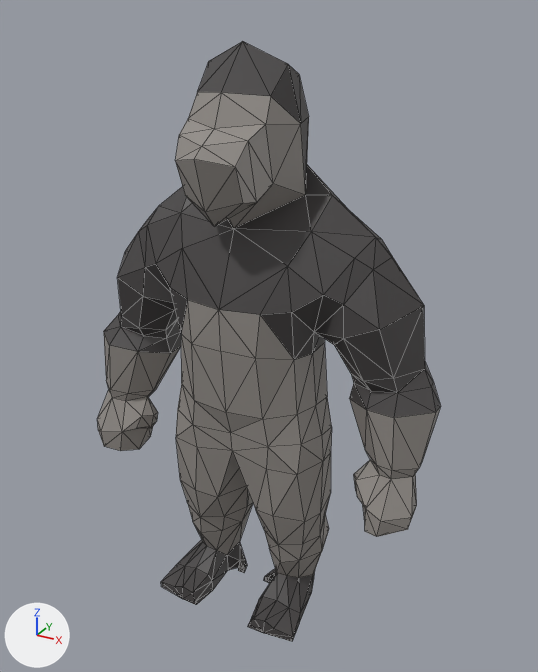
A saved change to the COLLADA model Animations/GorillaIdle.dae.
Rendered twice from a 50 mm lens placed at (5.2, -9.04, 9.13), pointed at (0.23, 0.0, 4.61). Every picture has the same lights, and +X, +Y and +Z are marked at lower left. Mesh edges are drawn as thin lines.

The first picture shows 'Body'.
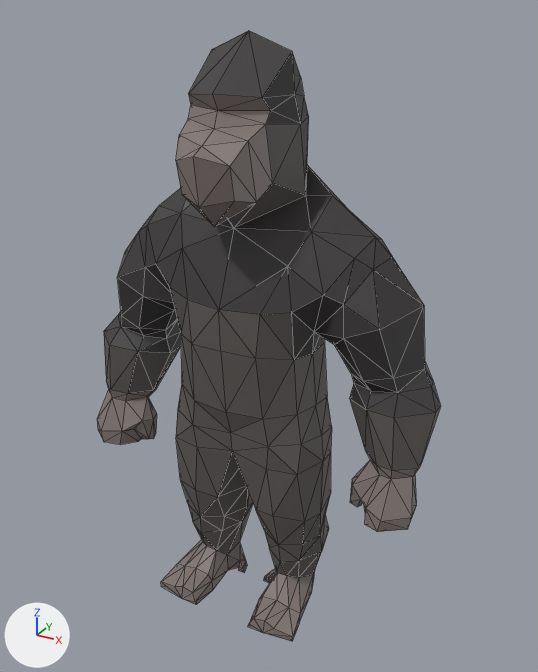
The newer file is also rescaled (x1.308) as a whole; pictures and numbers use the older file's frame.

Where the change shows, as pixel boxes (x1, y1, x2, y2) in the pictures (538 x 672 px):
'Body', reshaped: before (97, 41, 441, 641); after (97, 30, 441, 641)
part 1 of me_untitled, built on: before (354, 460, 407, 537); after (350, 460, 407, 532)
part 2 of me_untitled, built on: before (175, 41, 332, 232); after (176, 30, 332, 232)
part 3 of me_untitled, built on: before (98, 396, 158, 451); after (98, 396, 157, 445)
part 4 of me_untitled, recoloured: (97, 118, 440, 641) in both

The change, as a diff of the scene's bpy script:
```diff
--- a/Animations/GorillaIdle.dae.py
+++ b/Animations/GorillaIdle.dae.py
@@ me_untitled @@
 # used by ob_body; location = (0.0, 0.0, 0.0)
-me_untitled.from_pydata(...)  # 382 vertices, 760 faces; spans x -2.9..2.9, y -1.46..1.06, z -0.01..8.75
+me_untitled.from_pydata(...)  # 402 vertices, 800 faces; spans x -2.9..2.9, y -1.48..1.06, z -0.01..8.87
+# me_untitled part 1
+# 3 vertices are removed from x 1.82..2.0, y -0.57..-0.31, z 2.57..2.83
+# 11 faces are deleted
+# 9 vertices move from x 1.87..2.45, y -0.91..0.02, z 2.15..2.87 to x 1.88..2.45, y -0.91..0.02, z 2.31..2.81
+# 9 vertices are added at x 1.81..2.06, y -0.58..-0.24, z 2.36..2.76
+# 23 new faces join them
+# me_untitled part 2
+# 3 vertices are removed from x -0.53..0.53, y -0.82..0.26, z 8.17..8.33
+# 20 faces are deleted
+# 16 vertices move from x -0.74..0.74, y -1.46..0.4, z 6.76..8.75 to x -0.74..0.74, y -1.48..0.47, z 6.77..8.87
+# 11 vertices are added at x -0.69..0.69, y -1.03..0.56, z 7.97..8.3
+# 36 new faces join them
+# me_untitled part 3
+# 2 vertices are removed from x -1.88..-1.82, y -0.34..-0.31, z 2.57..2.83
+# 8 faces are deleted
+# 10 vertices move from x -2.45..-1.87, y -0.91..0.02, z 2.15..2.87 to x -2.45..-1.88, y -0.91..0.02, z 2.31..2.81
+# 8 vertices are added at x -1.99..-1.81, y -0.49..-0.24, z 2.36..2.76
+# 20 new faces join them
+# me_untitled part 4: 721 kept faces spanning x -2.9..2.9, y -1.48..1.06, z -0.01..8.87 get new vertex colours
 me_untitled.materials.append(mat_vertex_colours)
```
